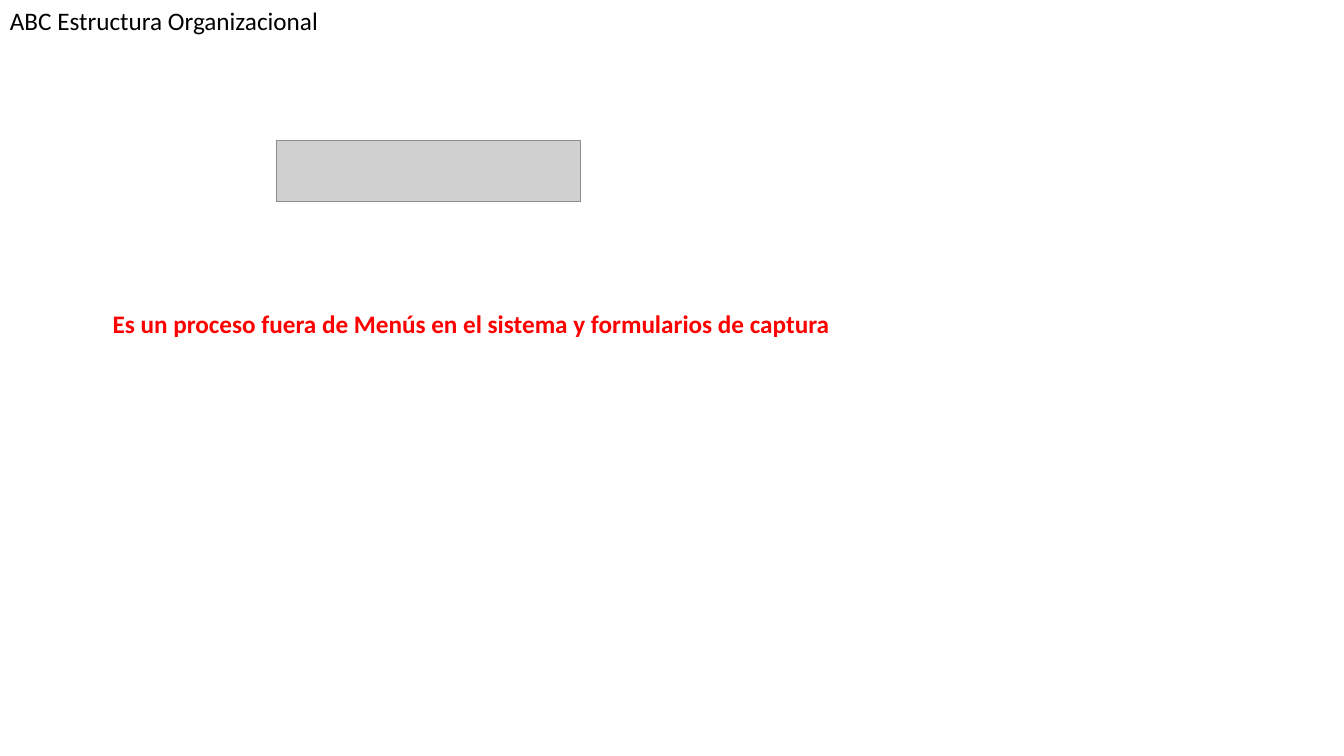
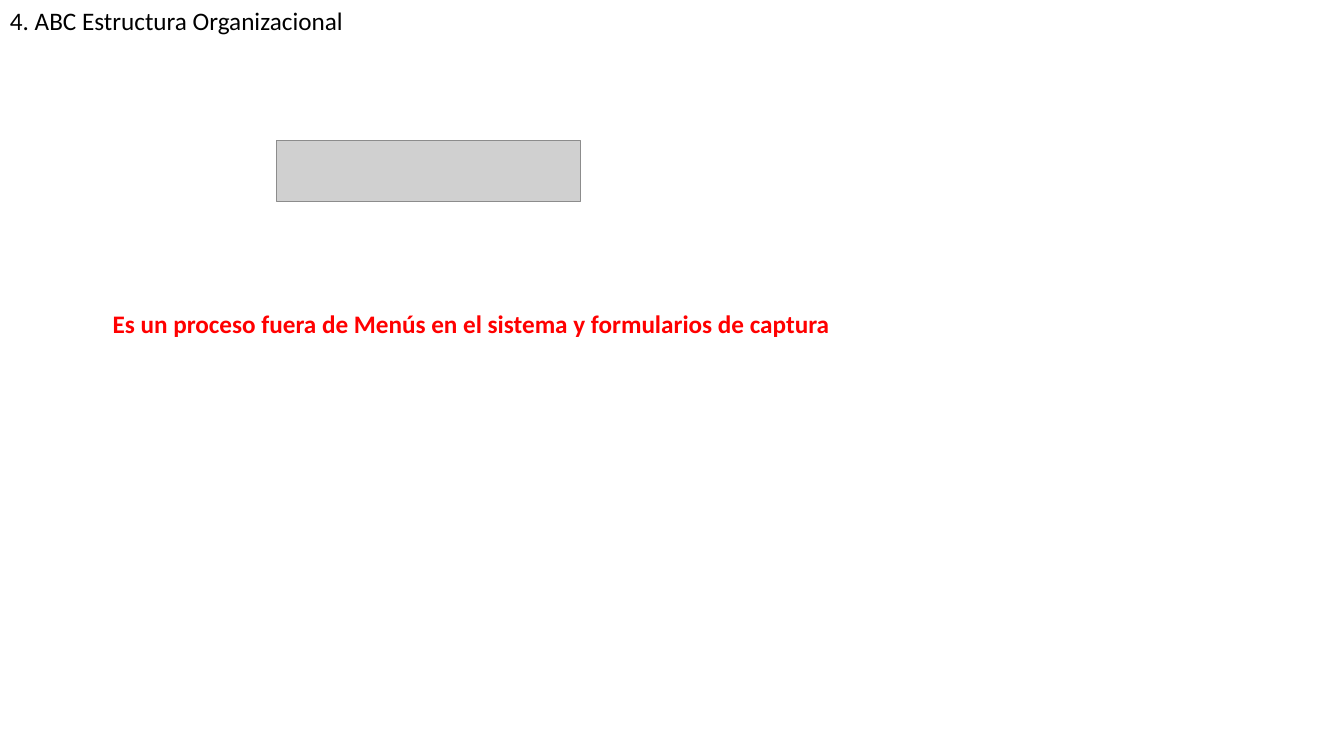
Before and after one commit to jas12345/ASN, a slide deck: slide 6 of Documentos/Prototipos ASN.pptx (slide 5 before the commit). Drawn at 1344x756 pixels with LibreOffice and Linux fonts; fonts in the diff are those of the drawing; grey boxes stand for pictures. Boxes give left, top, right and bottom in pixels: in the first picture for what was removed or moved away, otherwise in the second. Text is boxed around its words. In the diff, an @@ line names an element or a change of style, - is before the commit and + after.

```diff
--- a/Documentos/Prototipos ASN.pptx
+++ b/Documentos/Prototipos ASN.pptx
@@ text at [10, 12, 343, 35]: text changed @@
-ABC Estructura Organizacional
+4. ABC Estructura Organizacional
```
Also in this commit, not shown: 1 slide added, 13 other files.
